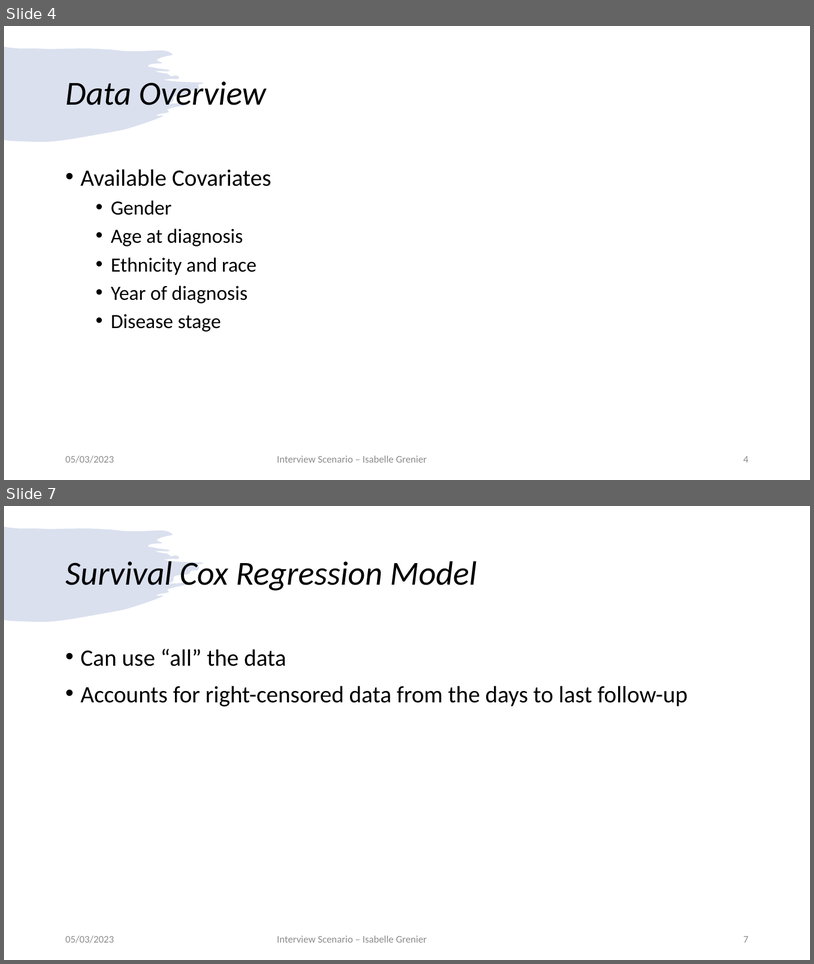
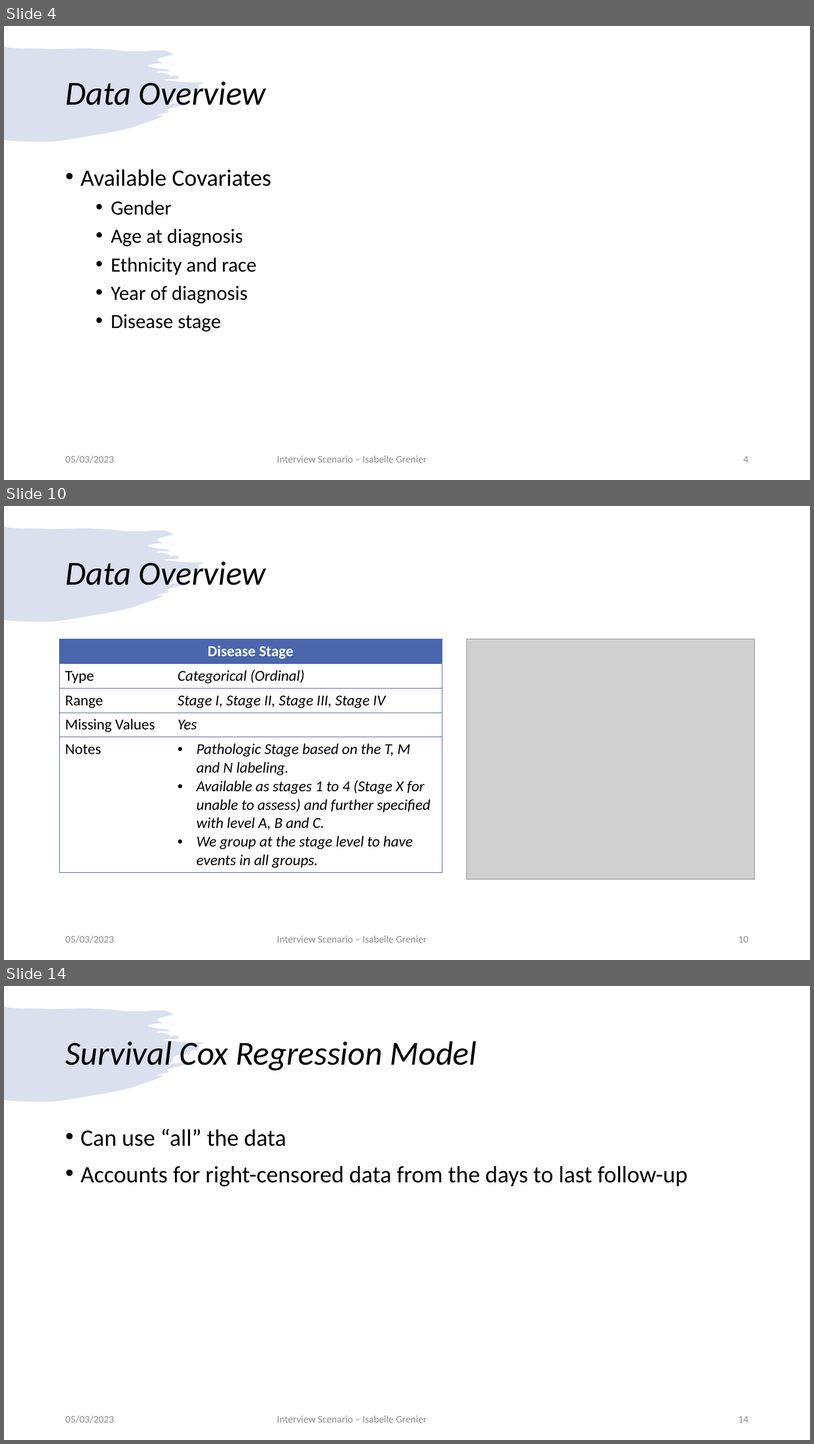
Before and after one commit to igrenier/TCGA_BRCA, a slide deck: presentation_05032023.pptx. Shown one above the other, each under a label of ours: slides 4 and 7 before the commit, slides 4, 10 and 14 after it; the slides between them are not shown. The pictures are 814x964 and 814x1444 pixels, drawn with LibreOffice and Linux fonts; fonts in the diff are those of the drawing; grey boxes stand for pictures. Boxes give left, top, right and bottom in pixels: in the first picture for what was removed or moved away, otherwise in the second. Text is boxed around its words. In the diff, an @@ line names an element or a change of style, - is before the commit and + after.

```diff
--- a/presentation_05032023.pptx
+++ b/presentation_05032023.pptx
@@ slide 10 added at bbox=[4, 506, 810, 960], background #FFFFFF; not listed: 1 template element that a slide beside it also shows @@
@@ title added at bbox=[65, 561, 266, 585], 40 pt, text #000000, italic @@
+Data Overview
@@ table added at bbox=[59, 639, 443, 870], 5 rows, 2 columns @@
+Disease Stage | 
+Type | Categorical (Ordinal)
+Range | Stage I, Stage II, Stage III, Stage IV
+Missing Values | Yes
+Notes | Pathologic Stage based on the T, M and N labeling. / Available as stages 1 to 4 (Stage X for unable to assess) and further specified with level A, B and C. / We group at the stage level to have events in all groups.
@@ picture added at bbox=[467, 639, 755, 879] @@
@@ text added at bbox=[65, 935, 114, 943], 12 pt, text #8C8C8C @@
+05/03/2023
@@ text added at bbox=[277, 935, 427, 942], 12 pt, text #8C8C8C @@
+Interview Scenario – Isabelle Grenier
@@ page number added at bbox=[738, 936, 749, 942], 12 pt, text #8C8C8C @@
+10
@@ what was slide 7 is now slide 14 @@
@@ page number at bbox=[738, 1416, 749, 1422]: text changed @@
-7
+14
```
Also in this commit, not shown: 4 slides changed, 7 other slides added.
